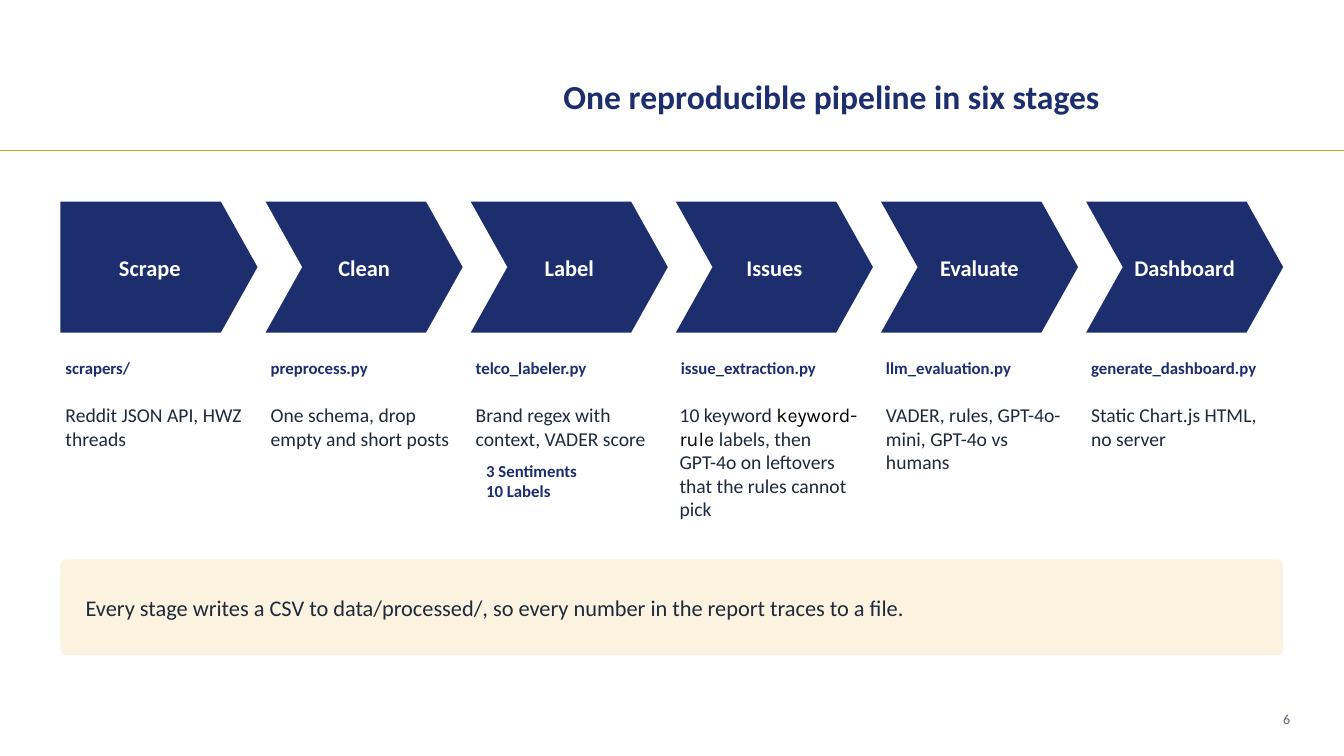
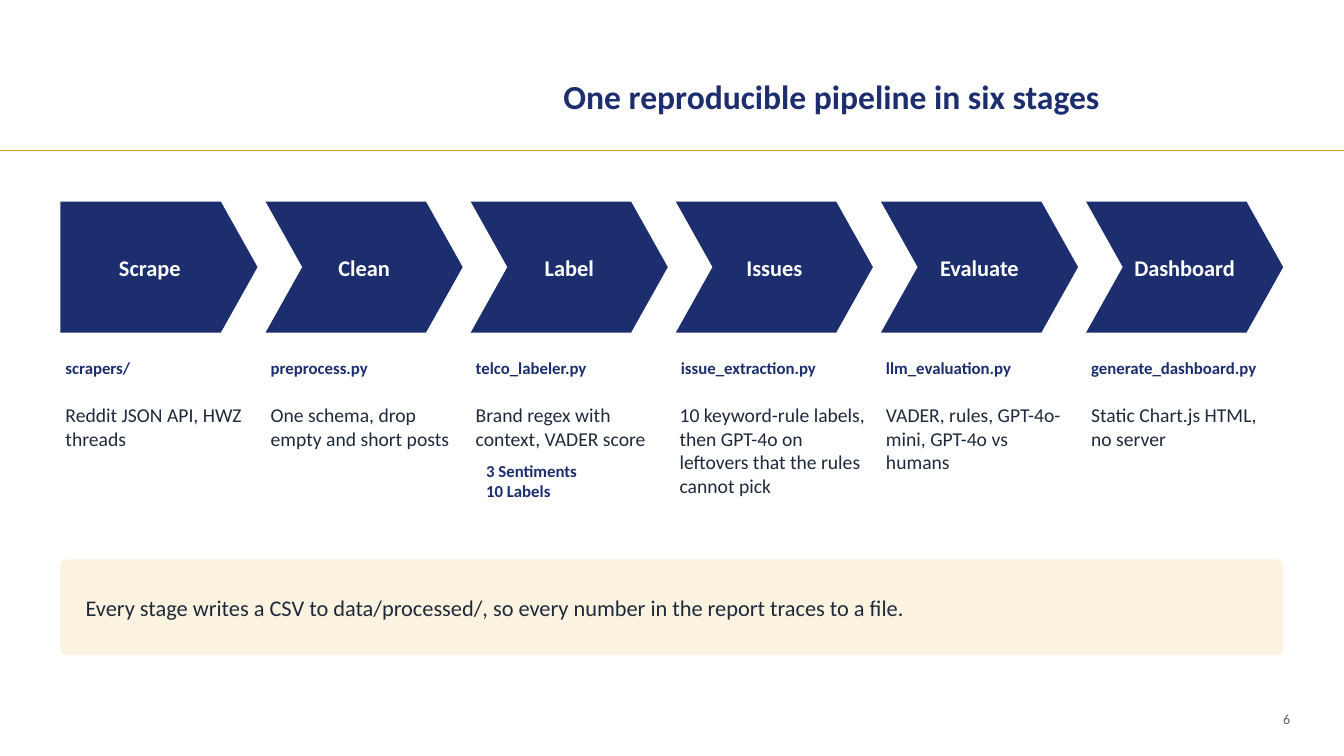
Before and after one commit to LizLicense/Public-Sentiment-Analysis-LLM-powered-Issue-Extraction, a slide deck: slide 6 of presentation/capstone_walkthrough_merged.pptx. Drawn at 1344x756 pixels with LibreOffice and Linux fonts; fonts in the diff are those of the drawing; background and template pictures are left out. Boxes give left, top, right and bottom in pixels: in the first picture for what was removed or moved away, otherwise in the second. Text is boxed around its words. In the diff, an @@ line names an element or a change of style, - is before the commit and + after.

```diff
--- a/presentation/capstone_walkthrough_merged.pptx
+++ b/presentation/capstone_walkthrough_merged.pptx
@@ text at (680,408,865,496): text changed @@
-10 keyword keyword-rule labels, then GPT-4o on leftovers that the rules cannot pick
+10 keyword-rule labels, then GPT-4o on leftovers that the rules cannot pick
```
Also in this commit, not shown: 30 other slides changed, 1 other file.
